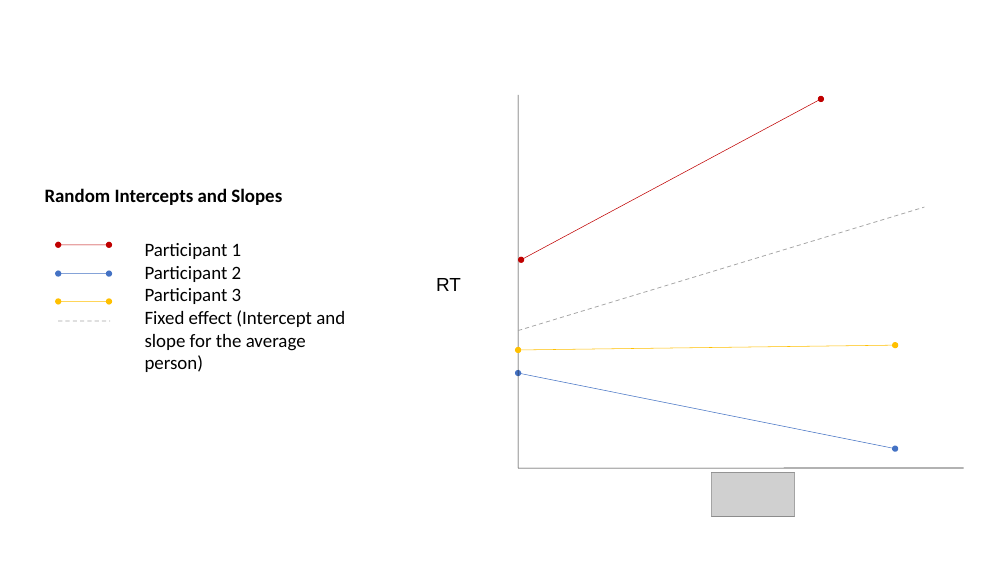
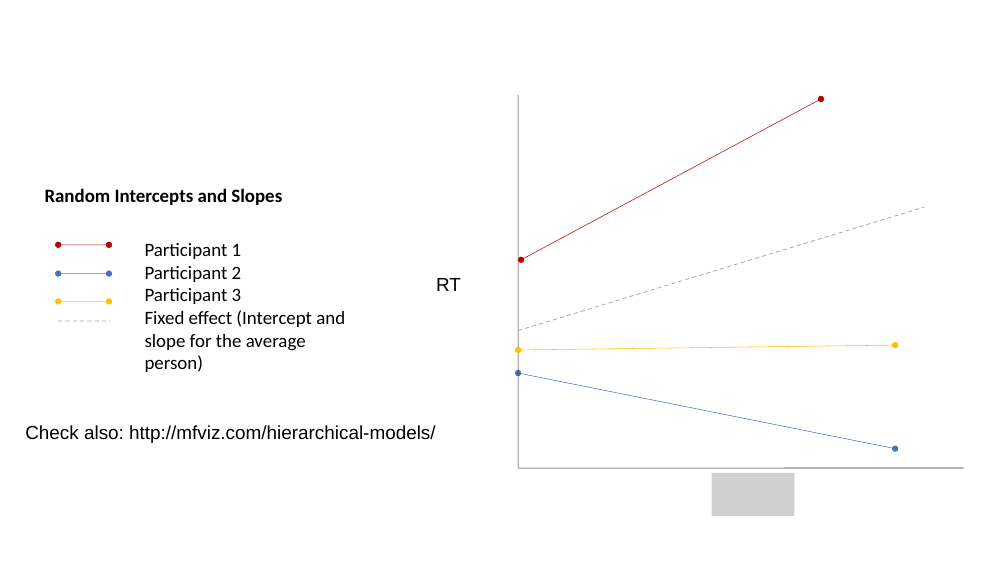
Before and after one commit to FPupillo/LMM_workshop, a slide deck: slide 27 of PPT_LMM.odp (slide 26 before the commit). Drawn at 1008x567 pixels with LibreOffice and Linux fonts; fonts in the diff are those of the drawing; grey boxes stand for pictures. Boxes give left, top, right and bottom in pixels: in the first picture for what was removed or moved away, otherwise in the second. Text is boxed around its words. In the diff, an @@ line names an element or a change of style, - is before the commit and + after.

```diff
--- a/PPT_LMM.odp
+++ b/PPT_LMM.odp
@@ text added at box(25, 425, 435, 443), 18 pt, text #000000 @@
+Check also: http://mfviz.com/hierarchical-models/
@@ picture removed at box(712, 473, 794, 516) @@
```
Also in this commit, not shown: 26 other slides changed, 23 slides added, 1 slide removed, 6 other files.
